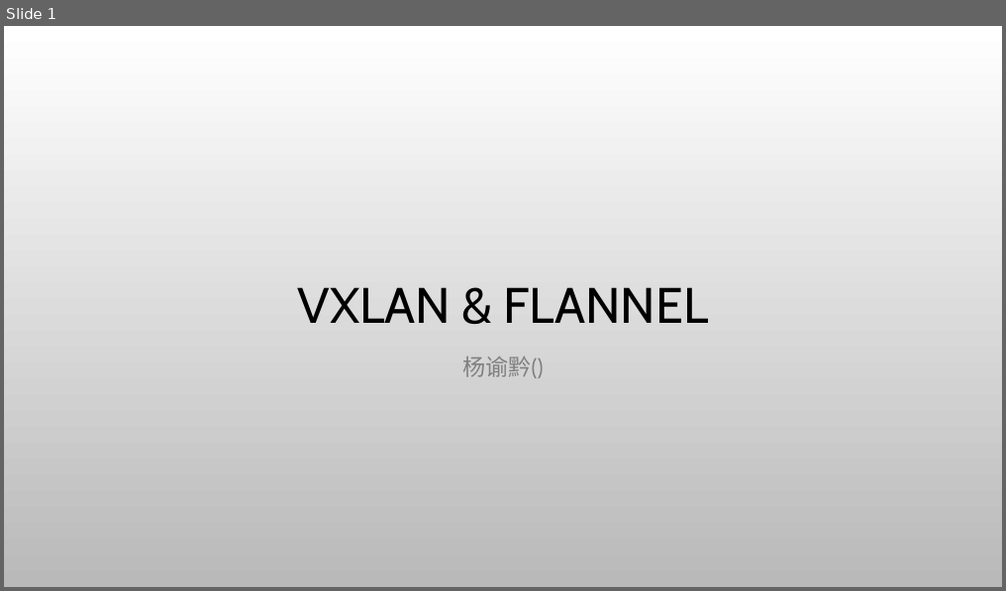
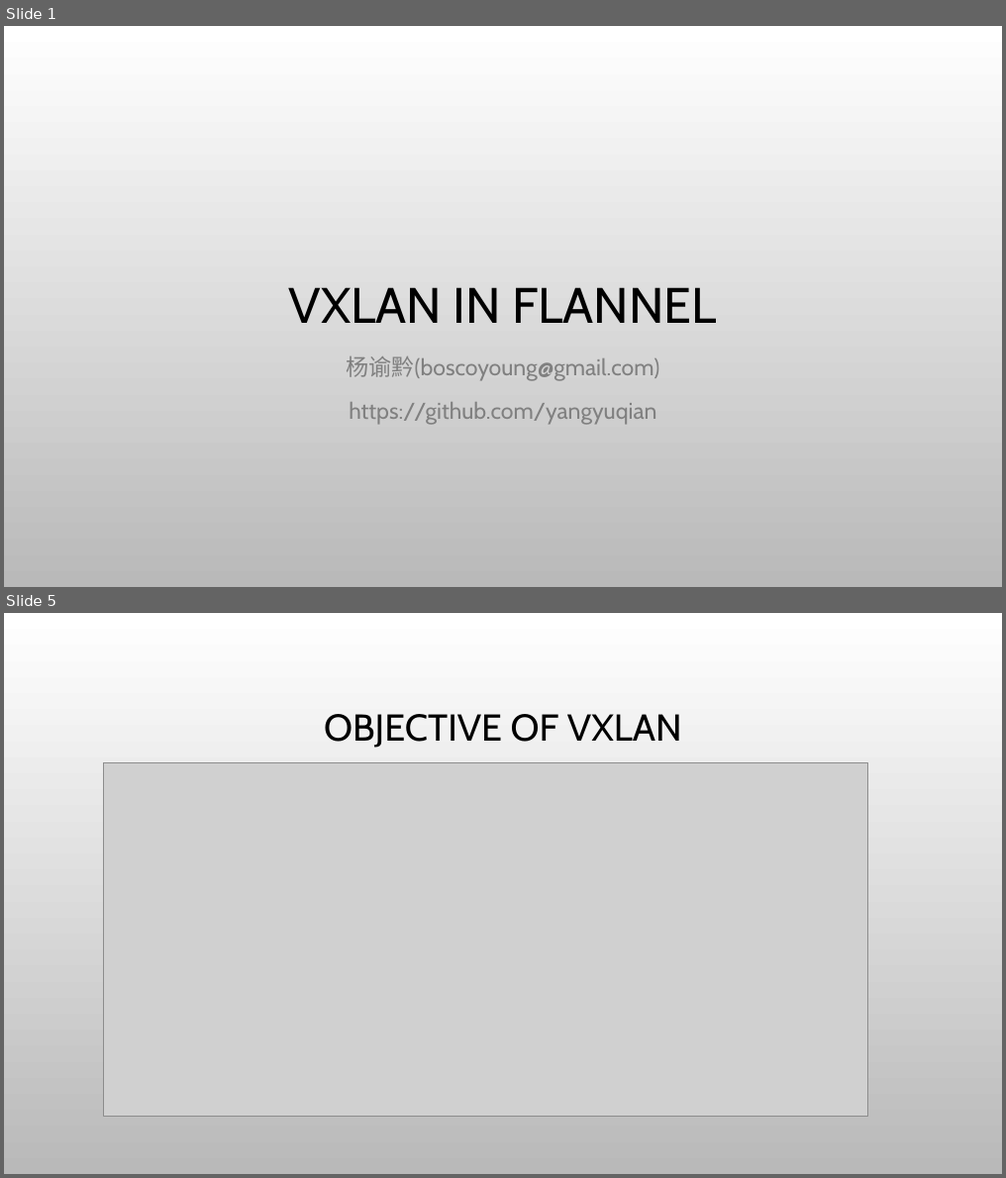
Before and after one commit to yangyuqian/k8s-the-hard-way, a slide deck: ppt/vxlan-flannel-cn.pptx. Shown one above the other, each under a label of ours: slide 1 before the commit, slides 1 and 5 after it; the slides between them are not shown. The pictures are 1006x591 and 1006x1178 pixels, drawn with LibreOffice and Linux fonts; fonts in the diff are those of the drawing; grey boxes stand for pictures; background and template pictures are left out. Boxes give left, top, right and bottom in pixels: in the first picture for what was removed or moved away, otherwise in the second. Text is boxed around its words. In the diff, an @@ line names an element or a change of style, - is before the commit and + after.

```diff
--- a/ppt/vxlan-flannel-cn.pptx
+++ b/ppt/vxlan-flannel-cn.pptx
@@ slide 5 added at bbox=[4, 613, 1002, 1174], background picture (left out) @@
@@ title added at bbox=[324, 714, 682, 748], 36 pt, text #000000 @@
+OBJECTIVE OF VXLAN
@@ picture added at bbox=[104, 763, 868, 1117] @@
@@ slide 1 changed as well @@
@@ title at bbox=[289, 287, 717, 323]: text changed @@
-VXLAN & FLANNEL
+VXLAN IN FLANNEL
@@ subtitle at bbox=[346, 357, 659, 425]: text changed @@
-杨谕黔()
+杨谕黔(boscoyoung@gmail.com)
+https://github.com/yangyuqian
```
Also in this commit, not shown: 11 other slides added.
